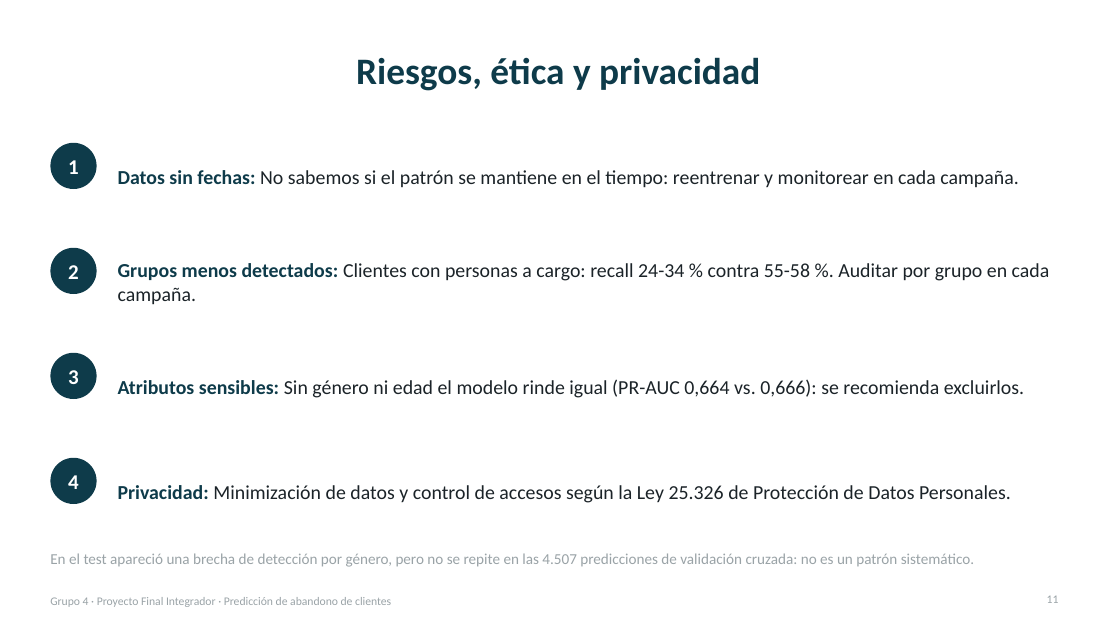
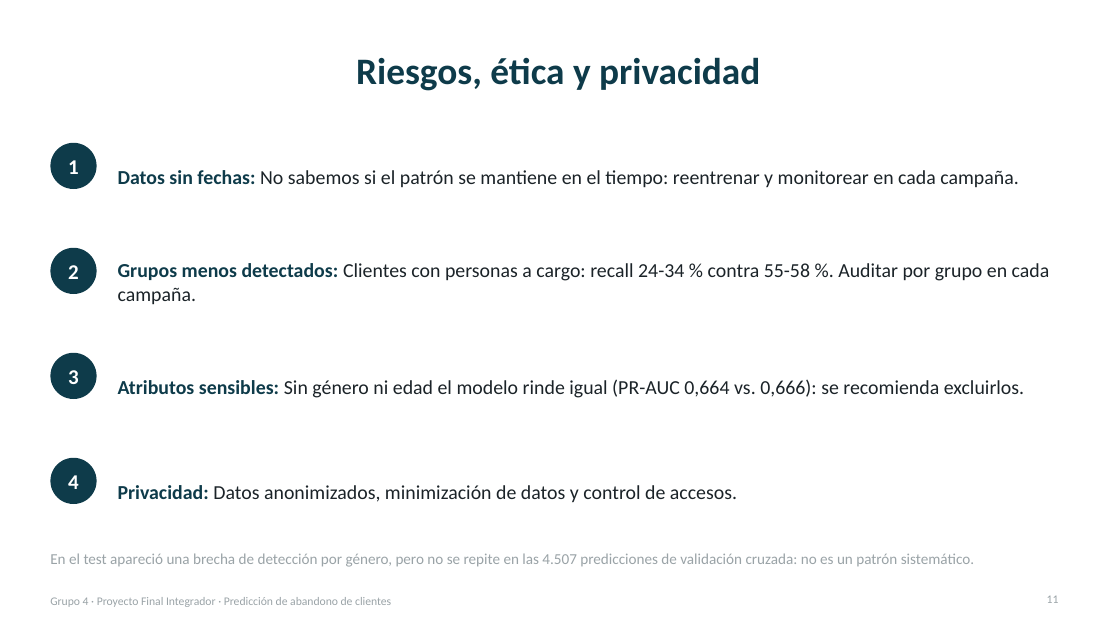
Before and after one commit to jgrozo660/Proyecto-Final-AnalisisDeDatos-UTN, a slide deck: slide 11 of docs/Presentacion_Final_Proyecto_Integrador.pptx. Drawn at 1120x630 pixels with LibreOffice and Linux fonts; fonts in the diff are those of the drawing. Boxes give left, top, right and bottom in pixels: in the first picture for what was removed or moved away, otherwise in the second. Text is boxed around its words. In the diff, an @@ line names an element or a change of style, - is before the commit and + after.

Commit message:
Quita la mención a la Ley 25.326 del informe y la presentación

```diff
--- a/docs/Presentacion_Final_Proyecto_Integrador.pptx
+++ b/docs/Presentacion_Final_Proyecto_Integrador.pptx
@@ text at [118,485,737,503]: text changed @@
-Privacidad: Minimización de datos y control de accesos según la Ley 25.326 de Protección de Datos Personales.
+Privacidad: Datos anonimizados, minimización de datos y control de accesos.
```
Also in this commit, not shown: 2 other files.
